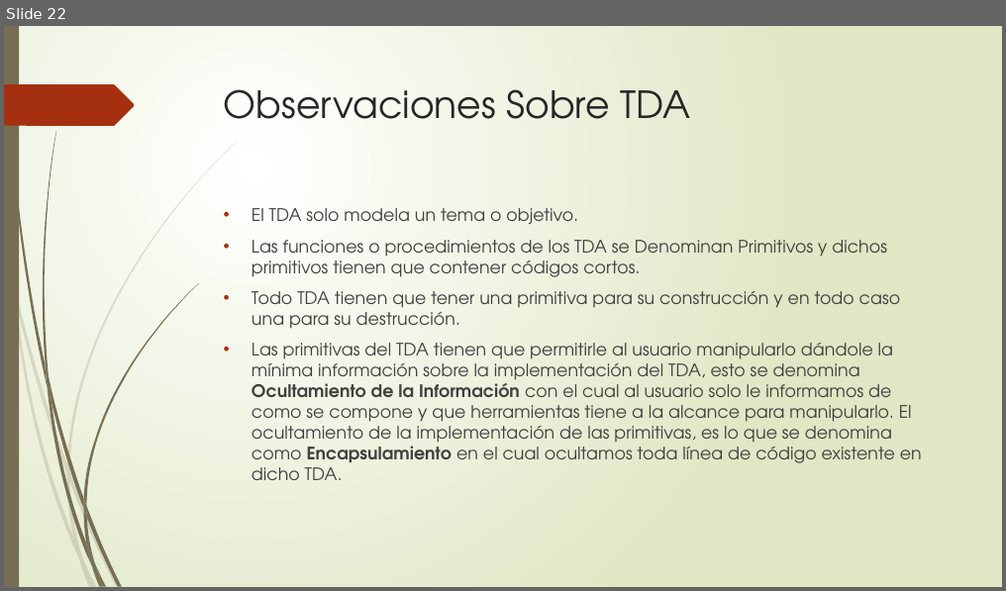
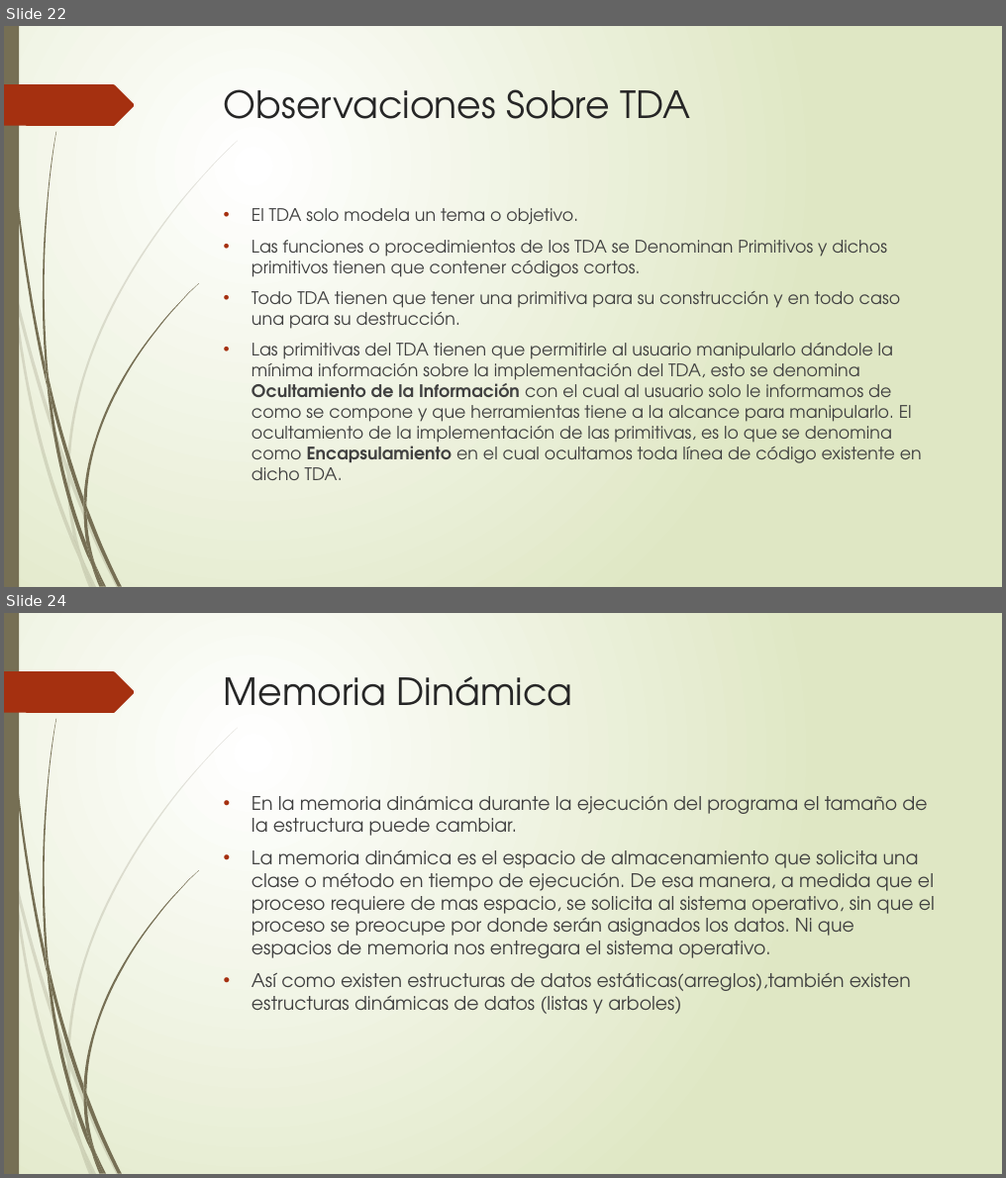
Before and after one commit to nahataen/ITT_EstructuraDatos, a slide deck: Estructura de Datos Clase 1.pptx. Shown one above the other, each under a label of ours: slide 22 before the commit, slides 22 and 24 after it; the slides between them are not shown. The pictures are 1006x591 and 1006x1178 pixels, drawn with LibreOffice and Linux fonts; fonts in the diff are those of the drawing. Boxes give left, top, right and bottom in pixels: in the first picture for what was removed or moved away, otherwise in the second. Text is boxed around its words. In the diff, an @@ line names an element or a change of style, - is before the commit and + after.

```diff
--- a/Estructura de Datos Clase 1.pptx
+++ b/Estructura de Datos Clase 1.pptx
@@ slide 24 added at (x1=4, y1=613, x2=1002, y2=1174), background gradient #FFFFFF to #DFE8C4; not listed: 24 template elements that a slide beside it also shows @@
@@ title added at (x1=224, y1=676, x2=573, y2=706), 36 pt, text #262626 @@
+Memoria Dinámica
@@ text added at (x1=252, y1=796, x2=935, y2=1014), 18 pt, text #404040 @@
+• En la memoria dinámica durante la ejecución del programa el tamaño de la estructura puede cambiar.
+• La memoria dinámica es el espacio de almacenamiento que solicita una clase o método en tiempo de ejecución. De esa manera, a medida que el proceso requiere de mas espacio, se solicita al sistema operativo, sin que el proceso se preocupe por donde serán asignados los datos. Ni que espacios de memoria nos entregara el sistema operativo.
+• Así como existen estructuras de datos estáticas(arreglos),también existen estructuras dinámicas de datos (listas y arboles)
```
Also in this commit, not shown: 1 slide changed, 1 other slide added, 2 slides removed, 43 other files.
